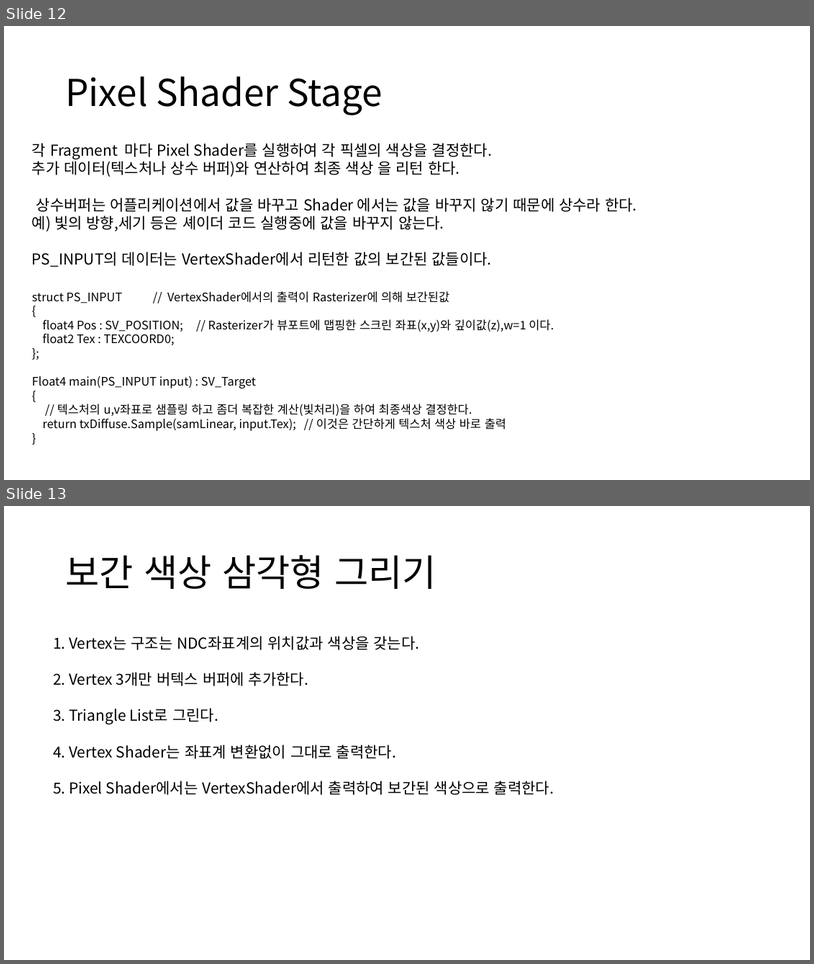
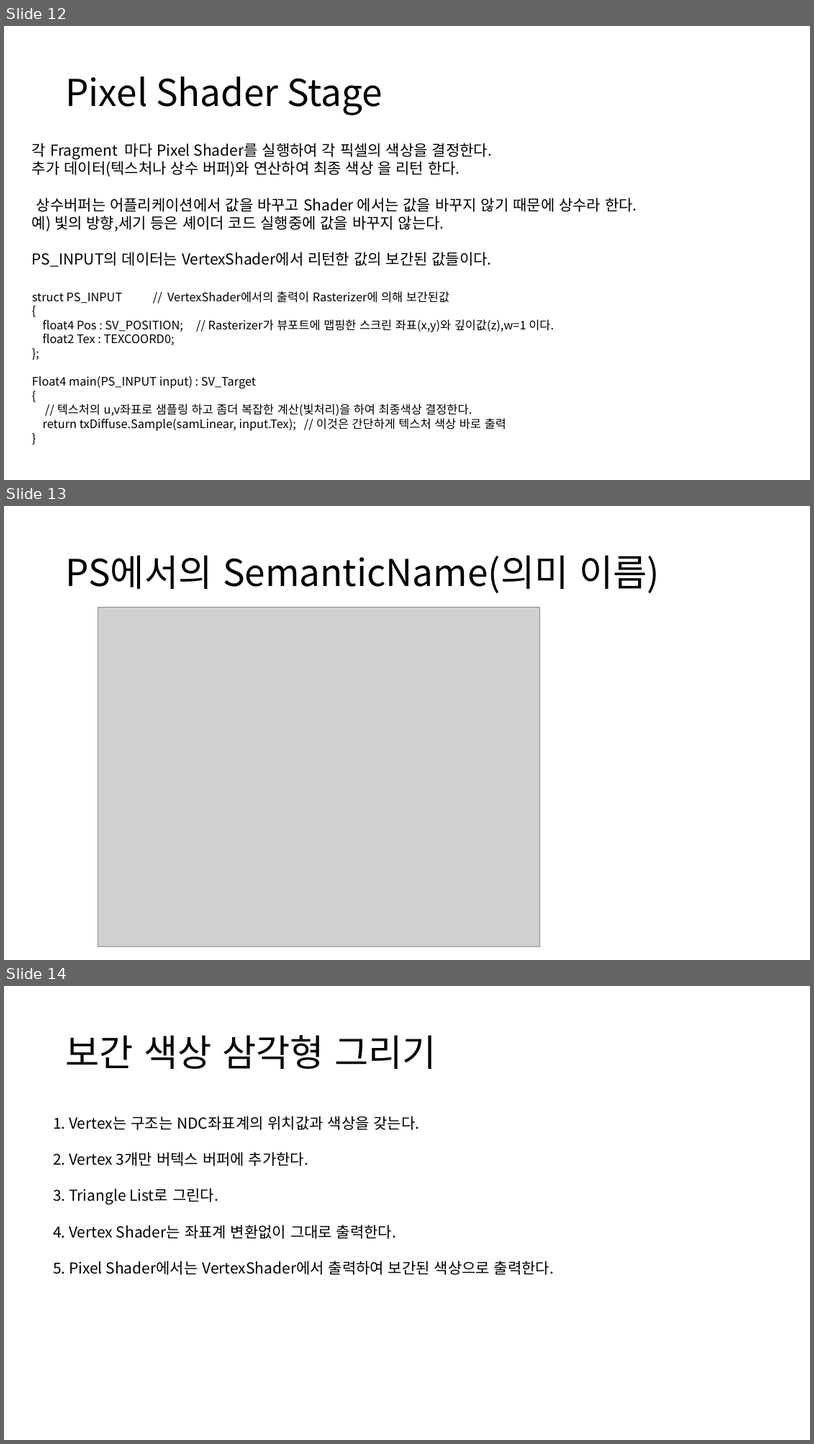
Before and after one commit to ldw9981/D3D11_Tutorial, a slide deck: Documents/02기초-삼각형그리기.pptx. Shown one above the other, each under a label of ours: slides 12 and 13 before the commit, slides 12, 13 and 14 after it. The pictures are 814x964 and 814x1444 pixels, drawn with LibreOffice and Linux fonts; fonts in the diff are those of the drawing; grey boxes stand for pictures. Boxes give left, top, right and bottom in pixels: in the first picture for what was removed or moved away, otherwise in the second. Text is boxed around its words. In the diff, an @@ line names an element or a change of style, - is before the commit and + after.

```diff
--- a/Documents/02기초-삼각형그리기.pptx
+++ b/Documents/02기초-삼각형그리기.pptx
@@ slide 13 added at [4,506,810,960], background #FFFFFF @@
@@ title added at [65,555,660,593], 44 pt, text #000000 @@
+PS에서의 SemanticName(의미 이름)
@@ picture added at [98,607,540,947] @@
@@ what was slide 13 is now slide 14 @@
```
Also in this commit, not shown: 1 slide changed, 1 other slide added, 1 slide removed.
